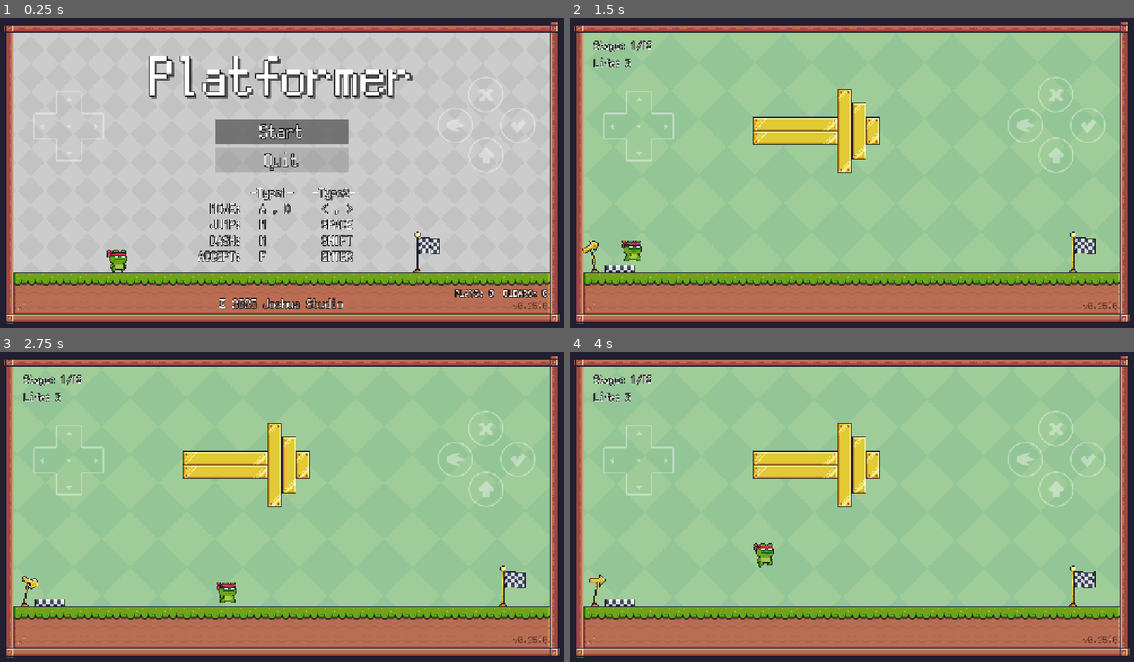
Above: before the commit, frames 1-4 (two rows, left to right).
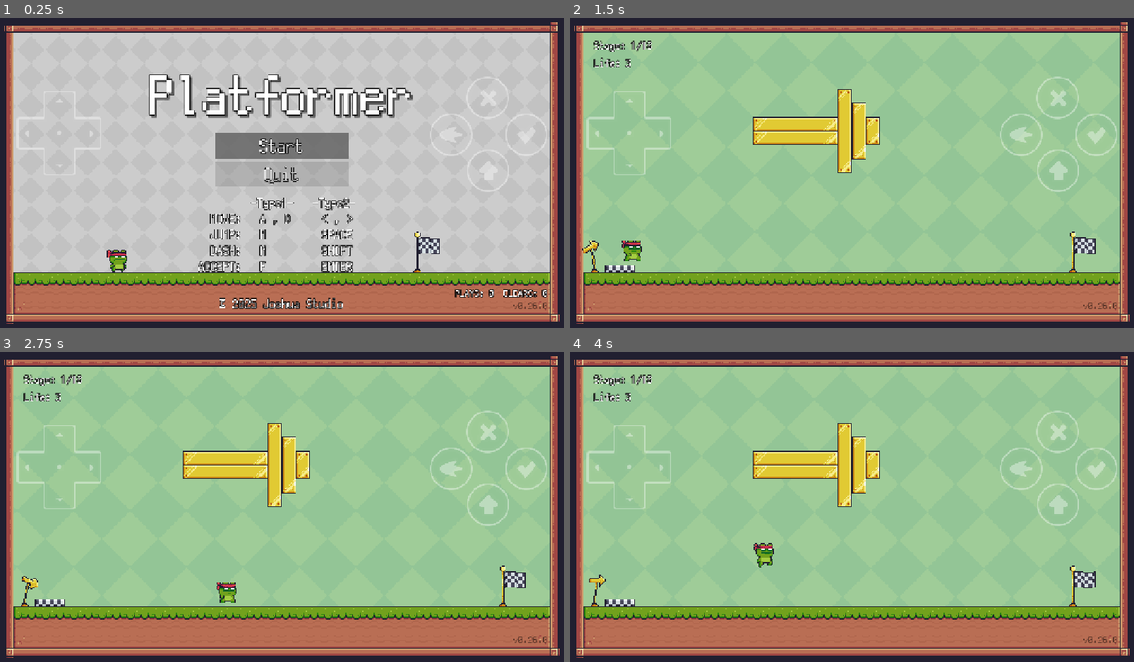
Above: after the commit, the same moments.

Repository: joshuafolkken/godot-2d-platformer
Game: Godot game, scene res://scenes/title.tscn
Same seed, same stepped clock (60 frames per second), same inputs: the game is played once before the commit and once after it.
Inputs:
- Up to frame 1 (0.25 s): no input
- Up to frame 2 (1.5 s): click "Start" at 0.5 s; hold D (right) from 1.28 s (still down); tap Shift (dash) at 1.35 s
- Up to frame 3 (2.75 s): keep holding D (right); tap Space (jump) at 1.52, 2.27 s; tap F (interact) at 2.1 s
- Up to frame 4 (4 s): release D (right) at 2.78 s; hold A (left) 2.78-3.53 s; tap Shift (dash) at 2.85 s; hold D (right) from 3.53 s (still down); tap F (interact) at 3.6 s; tap Space (jump) at 3.77 s

The runs differ from the first frame. In frame 1, 10% of the frame differs, in the area x 26-96%, y 12-94%; in frame 2, 1.7%; in frame 3, 1.7%; in frame 4, 1.7%.

Commit message:
virtual gamepad #55

Diff:
--- a/project.godot
+++ b/project.godot
@@ -11,7 +11,7 @@
 [application]
 
 config/name="Godot 2D Platformer"
-config/version="0.25.0"
+config/version="0.26.0"
 run/main_scene="uid://dfddsmhm3n04y"
 config/features=PackedStringArray("4.4", "Forward Plus")
 config/icon="res://icon.svg"
@@ -35,7 +35,6 @@
 window/size/viewport_width=1280
 window/size/viewport_height=720
 window/stretch/mode="canvas_items"
-window/dpi/allow_hidpi=false
 
 [editor_plugins]
 
--- a/scenes/title.gd
+++ b/scenes/title.gd
@@ -3,18 +3,26 @@
 @onready var start_button: Button = $CanvasLayer/MainMenu/MenuOptions/StartButton
 @onready var quit_button: Button = $CanvasLayer/MainMenu/MenuOptions/QuitButton
 @onready var clear_count_label: Label = $CanvasLayer/ClearCountLabel
+@onready var how_to_play_label: Label = $CanvasLayer/MainMenu/HowToPlay
+@onready var add_home_label: Label = $CanvasLayer/MainMenu/AddHomeLabel
 
 
-# Called when the node enters the scene tree for the first time.
-func _ready() -> void:
-	Log.d()
-	AudioManager.stop_all_sounds()
-	get_tree().paused = false
+func setup_hud() -> void:
 	start_button.grab_focus()
 	quit_button.visible = OS.get_name() != "Web"
 	clear_count_label.text = (
 		"PLAYS: %d  CLEARS: %d" % [Settings.load_play_count(), Settings.load_clear_count()]
 	)
+
+	how_to_play_label.visible = not DeviceDetector.is_mobile_web_browser()
+	add_home_label.visible = not DeviceDetector.can_fullscreen()
+
+
+func _ready() -> void:
+	Log.d()
+	AudioManager.stop_all_sounds()
+	get_tree().paused = false
+	setup_hud()
 	Input.set_mouse_mode(Input.MOUSE_MODE_VISIBLE)
 	Log.d()
 
@@ -22,7 +30,9 @@
 func _on_start_button_pressed() -> void:
 	Settings.increment_play_count()
 	GameManager.load_next_stage()
-	# Input.set_mouse_mode(Input.MOUSE_MODE_HIDDEN)
+
+	if not DeviceDetector.is_touch_device():
+		Input.set_mouse_mode(Input.MOUSE_MODE_HIDDEN)
 
 
 func _on_quit_button_pressed() -> void:
--- a/scenes/title.tscn
+++ b/scenes/title.tscn
@@ -45,6 +45,11 @@
 outline_size = 5
 outline_color = Color(0, 0, 0, 1)
 
+[sub_resource type="LabelSettings" id="LabelSettings_ia1n6"]
+font_size = 40
+outline_size = 5
+outline_color = Color(0, 0, 0, 1)
+
 [node name="Title" type="Node2D"]
 script = ExtResource("1_yql1r")
 
@@ -73,12 +78,12 @@
 anchor_right = 0.5
 anchor_bottom = 0.5
 offset_left = -300.0
-offset_top = -272.0
+offset_top = -65.5
 offset_right = 300.0
-offset_bottom = 206.0
+offset_bottom = 65.5
 grow_horizontal = 2
 grow_vertical = 2
-theme_override_constants/separation = 30
+theme_override_constants/separation = 20
 
 [node name="GameName" type="Label" parent="CanvasLayer/MainMenu"]
 layout_mode = 2
@@ -116,6 +121,13 @@
 DASH:   N         SHIFT
 ACCEPT:   F         ENTER  "
 label_settings = SubResource("LabelSettings_yql1r")
+horizontal_alignment = 1
+
+[node name="AddHomeLabel" type="Label" parent="CanvasLayer/MainMenu"]
+layout_mode = 2
+text = "Add to Home Screen
+for full screen."
+label_settings = SubResource("LabelSettings_ia1n6")
 horizontal_alignment = 1
 
 [node name="VBoxContainer2" type="VBoxContainer" parent="CanvasLayer"]
--- a/scenes/ui/hud.gd
+++ b/scenes/ui/hud.gd
@@ -18,7 +18,7 @@
 
 func _setup_labels() -> void:
 	var format := "Press %s to %s"
-	var key := "✓" if DeviceDetector.is_touch_device() else "F"
+	var key := "CHECK" if DeviceDetector.is_touch_device() else "F"
 	proceed_label.text = format % [key, "Proceed"]
 	return_label.text = format % [key, "Return"]
 
--- a/scenes/ui/virtual_gamepad.gd
+++ b/scenes/ui/virtual_gamepad.gd
@@ -33,6 +33,7 @@
 	if not touch_screen_button:
 		return
 
+	touch_screen_button.passby_press = true
 	touch_screen_button.pressed.connect(_on_pressed.bind(button_name))
 	touch_screen_button.released.connect(_on_released.bind(button_name))
 
--- a/scenes/ui/virtual_gamepad.tscn
+++ b/scenes/ui/virtual_gamepad.tscn
@@ -51,16 +51,17 @@
 [node name="Arrows" type="Control" parent="."]
 layout_mode = 3
 anchors_preset = 0
-offset_left = 74.0
+offset_left = 36.0
 offset_top = -325.0
-offset_right = 114.0
+offset_right = 76.0
 offset_bottom = -285.0
+scale = Vector2(1.2, 1.2)
 
 [node name="TextureRect" type="TextureRect" parent="Arrows"]
 layout_mode = 0
 offset_left = 1.0
 offset_top = -2.0
-offset_right = 162.0
+offset_right = 161.0
 offset_bottom = 158.0
 texture = SubResource("AtlasTexture_ijgxl")
 stretch_mode = 4
@@ -89,10 +90,11 @@
 
 [node name="Buttons" type="Control" parent="."]
 anchors_preset = 0
-offset_left = 953.0
+offset_left = 928.0
 offset_top = -356.0
-offset_right = 993.0
+offset_right = 968.0
 offset_bottom = -316.0
+scale = Vector2(1.2, 1.2)
 
 [node name="Dash" type="TouchScreenButton" parent="Buttons"]
 position = Vector2(38, 67)
--- /dev/null
+++ b/scripts/global/font_manager.gd
@@ -0,0 +1,31 @@
+extends Node
+
+
+static func _make_emoji_fallback() -> SystemFont:
+	var emoji_font := SystemFont.new()
+	emoji_font.font_names = [
+		# "system-ui",
+		# "Arial",
+		"Apple Color Emoji",
+		"Segoe UI Emoji",
+		"Noto Color Emoji",
+	]
+
+	return emoji_font
+
+
+func _ready() -> void:
+	# 既存のフォールバックを保ちつつ絵文字フォントを末尾に追加
+	var fallback := ThemeDB.fallback_font
+	var emoji := _make_emoji_fallback()
+
+	# 二重追加を避ける
+	for f in fallback.fallbacks:
+		if f is not SystemFont:
+			return
+
+		var system_font: SystemFont = f
+		if system_font.font_names == emoji.font_names:
+			return
+
+	fallback.fallbacks = fallback.fallbacks + [emoji]
--- a/scripts/lib/device_detector.gd
+++ b/scripts/lib/device_detector.gd
@@ -10,7 +10,10 @@
 ]
 
 
-static func _is_mobile_web_browser() -> bool:
+static func is_mobile_web_browser() -> bool:
+	if not OS.has_feature("web"):
+		return false
+
 	var navigator: JavaScriptObject = JavaScriptBridge.get_interface("navigator")
 	@warning_ignore("unsafe_property_access") var user_agent: String = navigator.userAgent
 
@@ -25,7 +28,77 @@
 	if DisplayServer.is_touchscreen_available():
 		return true
 
-	if OS.has_feature("web"):
-		return _is_mobile_web_browser()
+	return is_mobile_web_browser()
+
+
+static func supports_fullscreen() -> bool:
+	if not OS.has_feature("web"):
+		return true
+
+	if JavaScriptBridge.eval("!!(document.fullscreenEnabled || document.webkitFullscreenEnabled)"):
+		return true
 
 	return false
+
+
+static func try_request_fullscreen_via_js() -> bool:
+	if not OS.has_feature("web"):
+		return false
+
+	var js := """
+	(function(){
+		var canvas = document.getElementById('canvas') || document.documentElement;
+		var req = canvas.requestFullscreen
+			|| canvas.webkitRequestFullscreen
+			|| canvas.webkitEnterFullscreen;
+		if (!req) return false;
+		try { req.call(canvas); return true; } catch(e) { return false; }
+	})()
+	"""
+
+	var ok: bool = JavaScriptBridge.eval(js)
+
+	return ok == true
+
+
+static func set_fullscreen() -> void:
+	if DisplayServer.window_get_mode() == DisplayServer.WINDOW_MODE_FULLSCREEN:
+		return
+
+	if not OS.has_feature("web"):
+		DisplayServer.window_set_mode(DisplayServer.WINDOW_MODE_FULLSCREEN)
+		return
+
+	if DeviceDetector.supports_fullscreen():
+		var ok := DeviceDetector.try_request_fullscreen_via_js()
+		if not ok:
+			OS.alert("Add to Home Screen for full screen.")
+	else:
+		OS.alert("Add to Home Screen for full screen.")
+
+
+static func _is_pwa() -> bool:
+	if not OS.has_feature("web"):
+		return false
+
+	var js := """
+	(function(){
+		var modes = ['fullscreen','standalone','minimal-ui'];
+
+		var byDisplayMode = !!(window.matchMedia) && modes.some(function(m){
+			return window.matchMedia('(display-mode: ' + m + ')').matches;
+		});
+
+		var iosStandalone = (typeof navigator !== 'undefined')
+			&& (typeof navigator.standalone !== 'undefined')
+			&& navigator.standalone;
+		return !!(byDisplayMode || iosStandalone);
+	})()
+	"""
+
+	var ret: bool = JavaScriptBridge.eval(js)
+	return ret == true
+
+
+static func can_fullscreen() -> bool:
+	return not is_mobile_web_browser() or _is_pwa()
Not shown, changed: .cspell/gdscript.txt
Not shown, changed: .cspell/workspace.txt
Not shown: 1 places in scenes/title.tscn that only renumber resources
Not shown, added: scripts/global/font_manager.gd.uid
